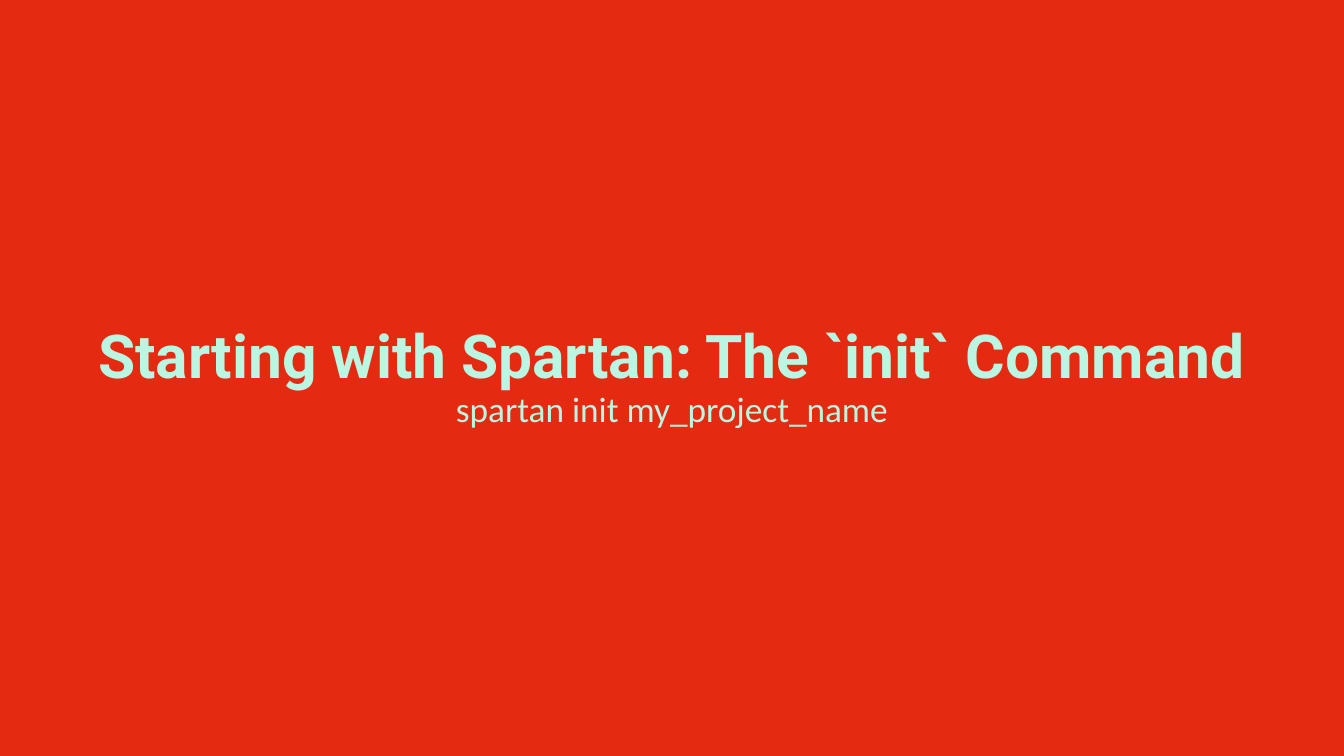
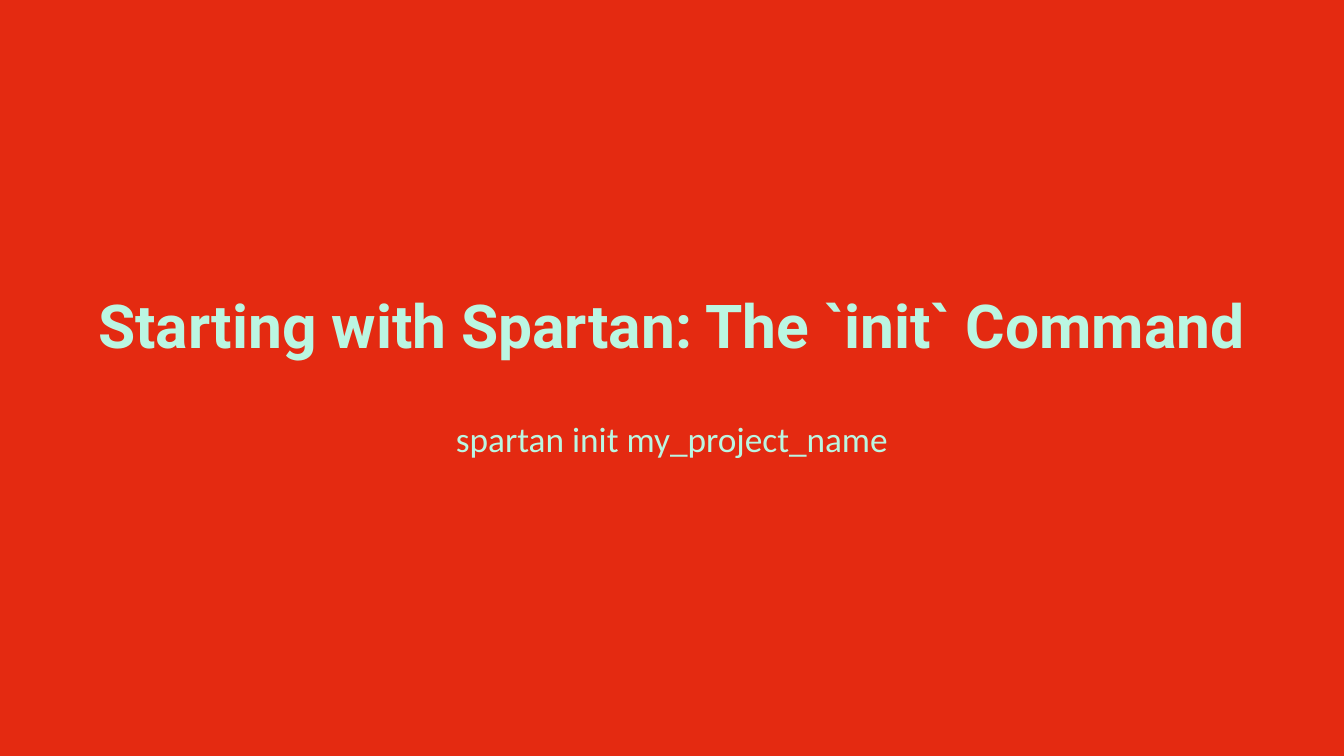
Before and after one commit to spartan-serverless/framework, a slide deck: slide 3 of docs/Mastering Spartan for Serverless Development.pptx. Drawn at 1344x756 pixels with LibreOffice and Linux fonts; fonts in the diff are those of the drawing. Boxes give left, top, right and bottom in pixels: in the first picture for what was removed or moved away, otherwise in the second. Text is boxed around its words. In the diff, an @@ line names an element or a change of style, - is before the commit and + after.

Commit message:
wip

```diff
--- a/docs/Mastering Spartan for Serverless Development.pptx
+++ b/docs/Mastering Spartan for Serverless Development.pptx
@@ title "Starting with Spartan: The `init` ..." rewrapped from (x1=98, y1=332, x2=1245, y2=428) to (x1=98, y1=302, x2=1245, y2=458) @@
```
